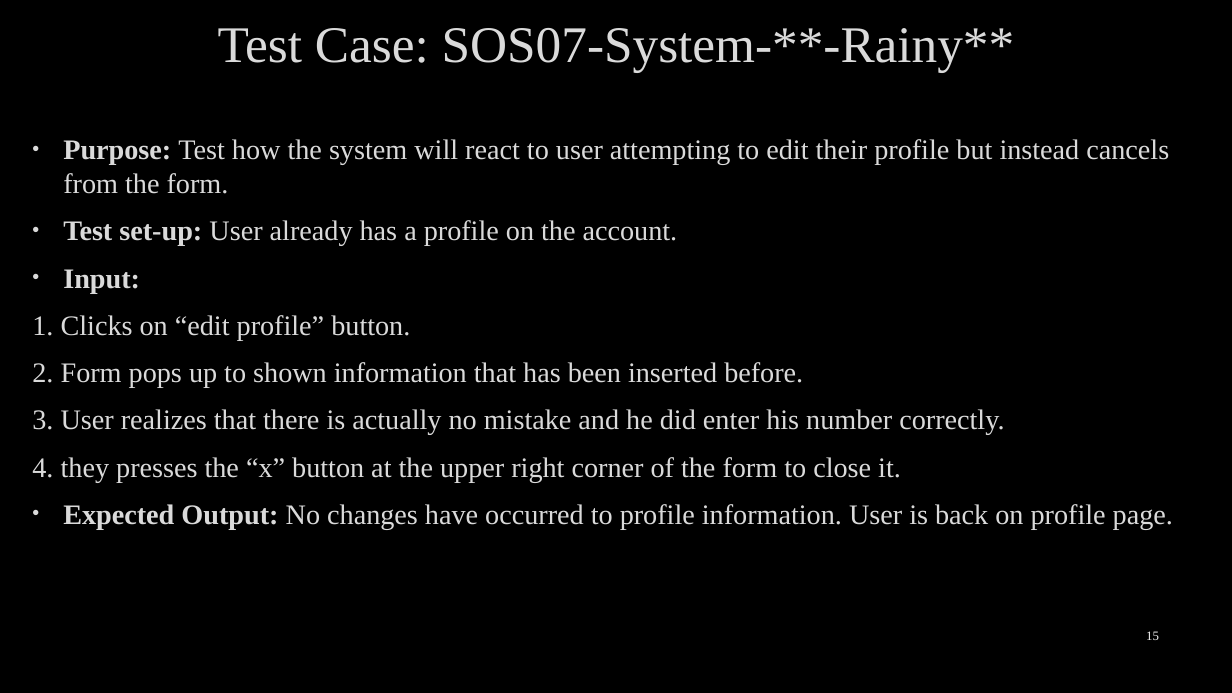
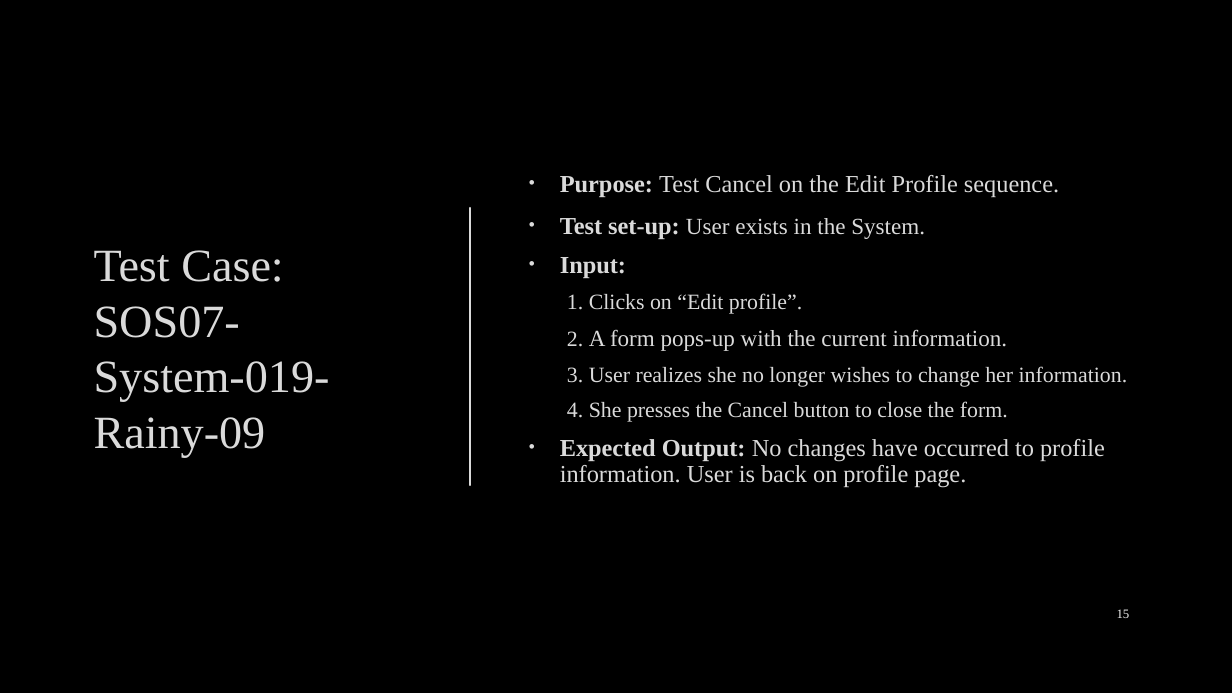
Before and after one commit to arocho032/CEN4010-Team-5, a slide deck: slide 15 of specifications/deliv3/SOS Deliverable Final Presentation.pptx. Drawn at 1232x693 pixels with LibreOffice and Linux fonts; fonts in the diff are those of the drawing; background and template pictures are left out. Boxes give left, top, right and bottom in pixels: in the first picture for what was removed or moved away, otherwise in the second. Text is boxed around its words. In the diff, an @@ line names an element or a change of style, - is before the commit and + after.

Commit message:
Powerpoint Formatting and UI Pictures

```diff
--- a/specifications/deliv3/SOS Deliverable Final Presentation.pptx
+++ b/specifications/deliv3/SOS Deliverable Final Presentation.pptx
@@ text "Purpose: Test Cancel on the ...": place and size @@
-text "Purpose: Test Cancel on the ..." at bbox=[32, 139, 1173, 529]
+text "Purpose: Test Cancel on the ..." at bbox=[560, 175, 1128, 488]
@@ text "Purpose: Test Cancel on the ..." at bbox=[560, 175, 1128, 488]: vertical alignment top to middle @@
@@ text at bbox=[560, 175, 1059, 240]: text changed; size 22 to 19 pt @@
-• Purpose: Test how the system will react to user attempting to edit their profile but instead cancels from the form.
-• Test set-up: User already has a profile on the account.
+• Purpose: Test Cancel on the Edit Profile sequence.
+• Test set-up: User exists in the System.
@@ line added from (470, 208) to (470, 485), #DADADA 1.5 pt @@
@@ title at bbox=[94, 250, 330, 457]: text changed; size 40 to 36 pt @@
-Test Case: SOS07-System-**-Rainy**
+Test Case: SOS07-System-019-Rainy-09
@@ text at bbox=[560, 257, 1105, 488]: size 22 to 19 pt in "Input:", "Expected Output: No changes have occurred to ..."; line spacing 1 to 0.9 @@
@@ text at bbox=[567, 293, 1128, 422]: text changed; size 22 to 17 pt @@
-1. Clicks on “edit profile” button.
-2. Form pops up to shown information that has been inserted before.
-3. User realizes that there is actually no mistake and he did enter his number correctly.
-4. they presses the “x” button at the upper right corner of the form to close it.
+  1. Clicks on “Edit profile”.
+  2. A form pops-up with the current information.
+  3. User realizes she no longer wishes to change her information.
+  4. She presses the Cancel button to close the form.
@@ page number: place and size @@
-page number at bbox=[1146, 631, 1159, 640]
+page number at bbox=[1117, 609, 1130, 618]
@@ page number at bbox=[1117, 609, 1130, 618]: more space between paragraphs @@
```
Also in this commit, not shown: 6 other slides changed, 1 slide added, 1 slide removed, 11 other files.
